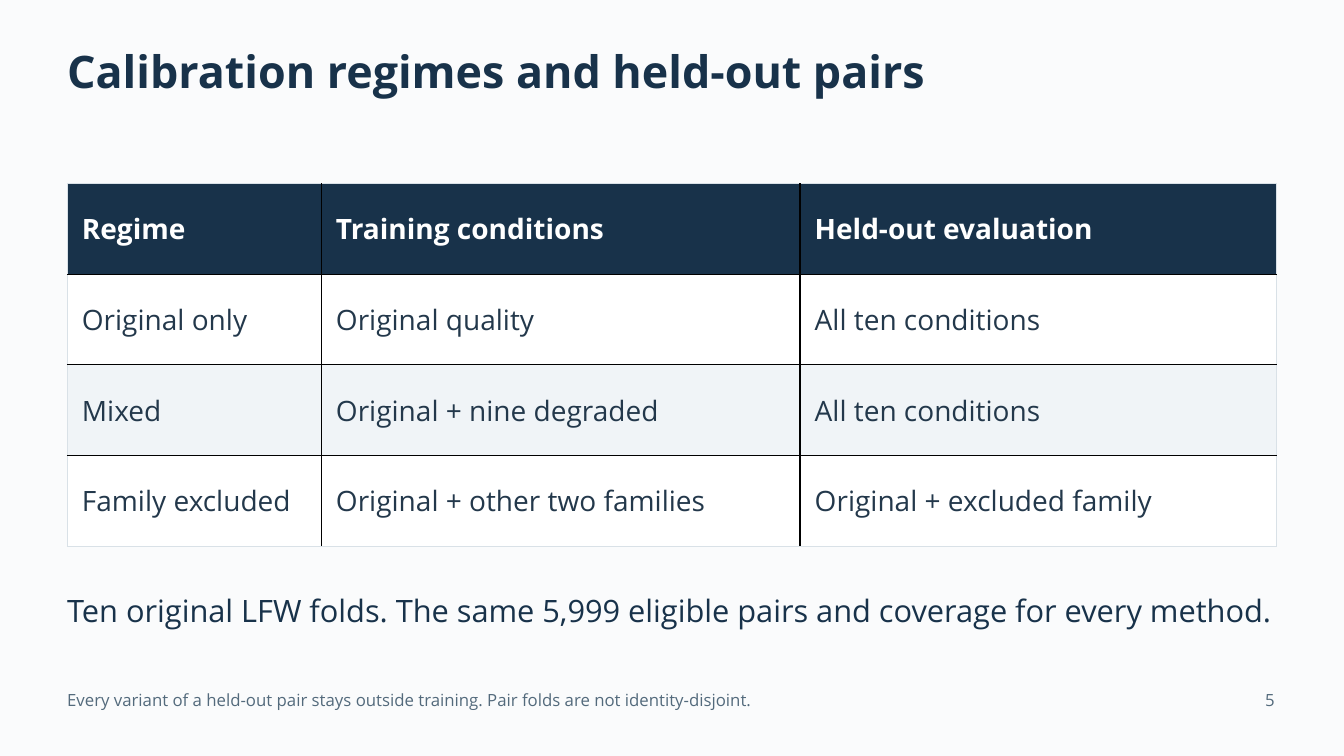
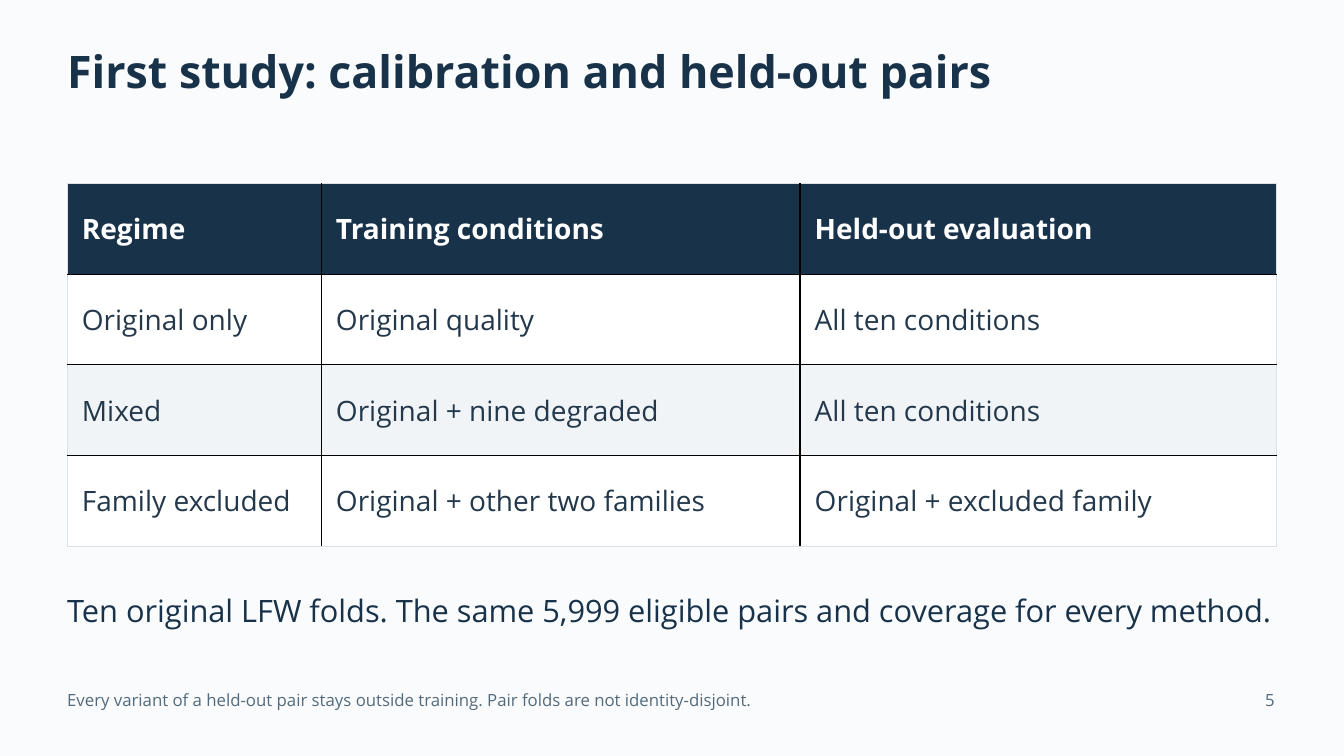
Before and after one commit to dhrumilp12/Evaluating-Face-Verification, a slide deck: slide 5 of docs/project3/presentation.pptx. Drawn at 1344x756 pixels with LibreOffice and Linux fonts; fonts in the diff are those of the drawing. Boxes give left, top, right and bottom in pixels: in the first picture for what was removed or moved away, otherwise in the second. Text is boxed around its words. In the diff, an @@ line names an element or a change of style, - is before the commit and + after.

```diff
--- a/docs/project3/presentation.pptx
+++ b/docs/project3/presentation.pptx
@@ text at <box>67,54,992,99</box>: text changed @@
-Calibration regimes and held-out pairs
+First study: calibration and held-out pairs
```
Also in this commit, not shown: 6 other slides changed, 1 slide added, 6 other files.
